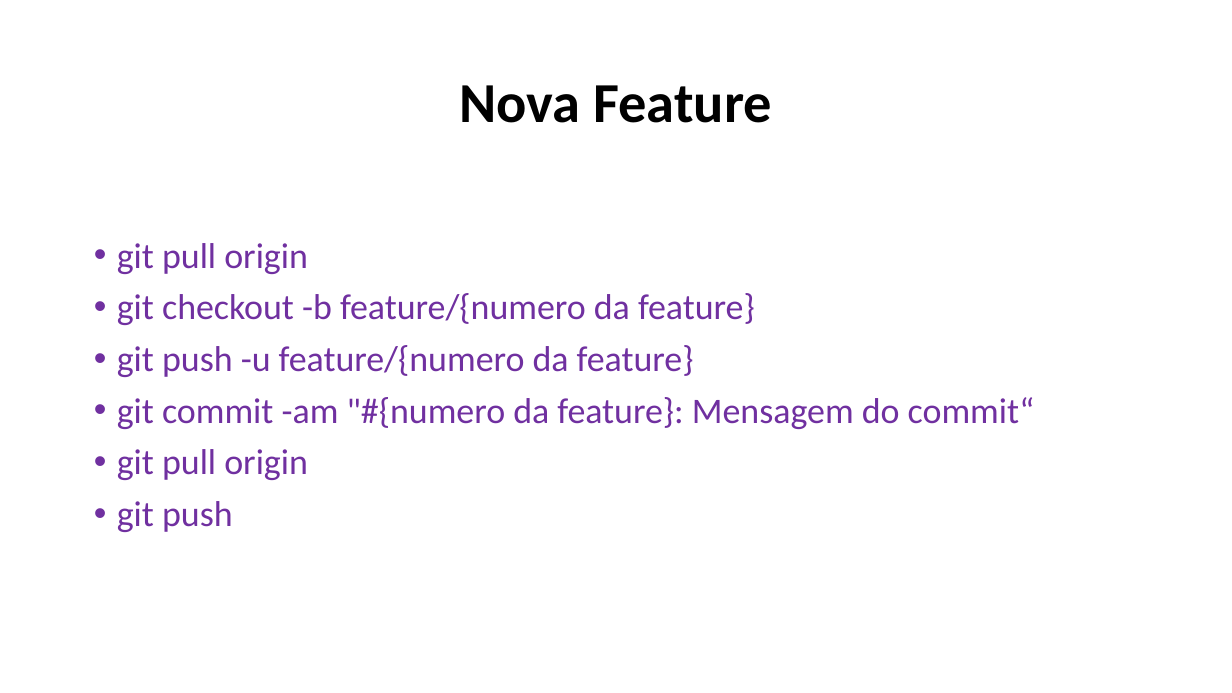
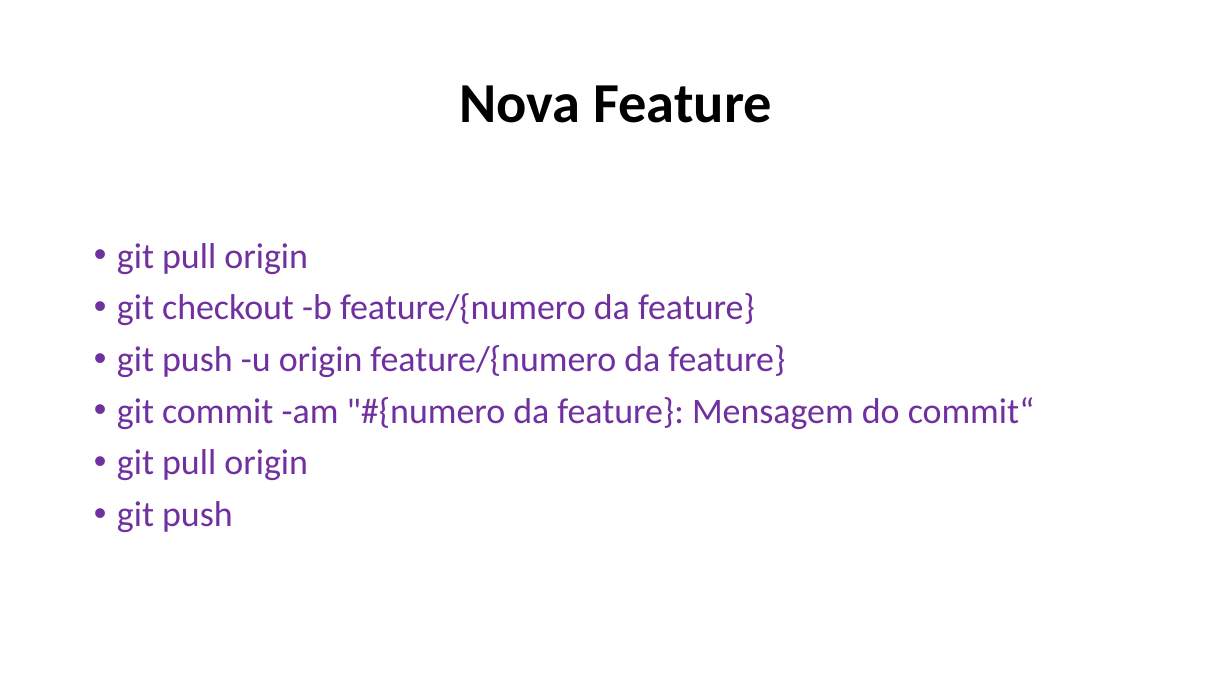
Before and after one commit to RickXavier/Git_Flow, a slide deck: slide 4 of GitFlow.pptx. Drawn at 1232x693 pixels with LibreOffice and Linux fonts; fonts in the diff are those of the drawing. Boxes give left, top, right and bottom in pixels: in the first picture for what was removed or moved away, otherwise in the second. Text is boxed around its words. In the diff, an @@ line names an element or a change of style, - is before the commit and + after.

```diff
--- a/GitFlow.pptx
+++ b/GitFlow.pptx
@@ text at (x1=117, y1=345, x2=785, y2=377): text changed @@
-• git push -u feature/{numero da feature}
+• git push -u origin feature/{numero da feature}
```
Also in this commit, not shown: 1 other slide changed.
